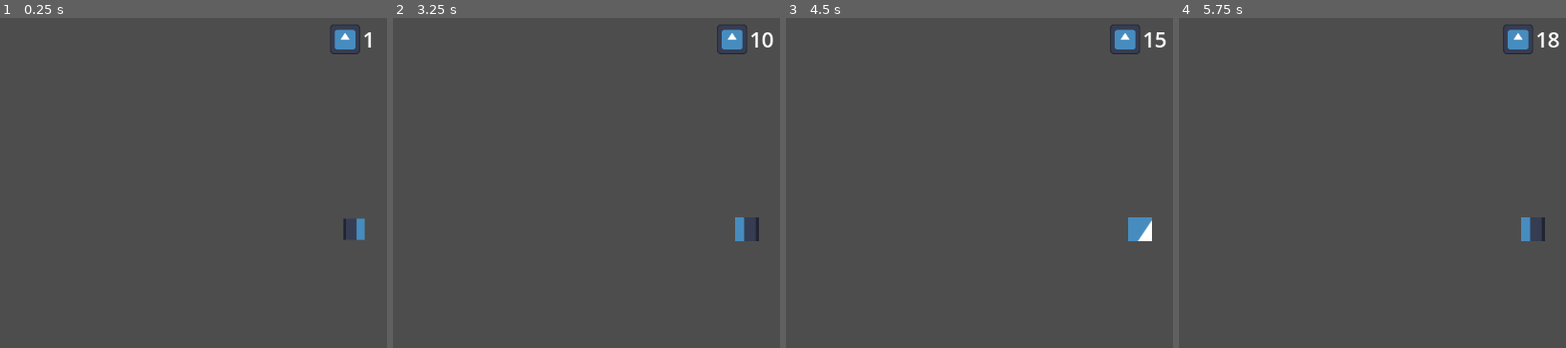
Above: before the commit, frames 1-4 (left to right).
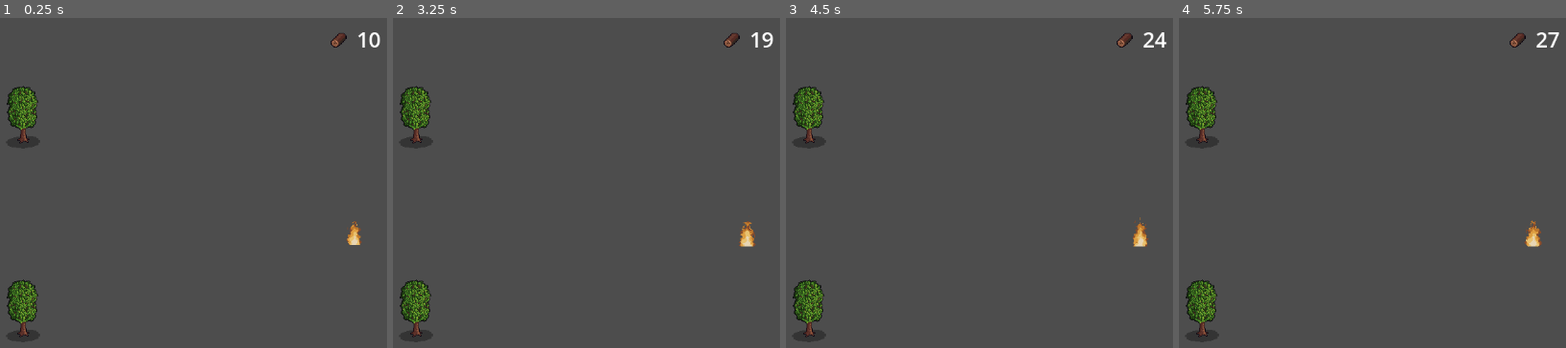
Above: after the commit, the same moments.

Repository: pelle5555/feed_fire
Game: Godot game, scene res://Main_Scene.tscn
Two runs of this game, one before a commit and one after it. Both use one fixed random seed, a clock stepped at 60 frames per second and the inputs below. The engine's default icon, where the game draws it, is replaced by a stand-in: a white triangle on a blue panel in a dark square.
Inputs (mouse positions are in pixels of both pictures, inside the frame that each line leads up to):
- Up to frame 1 (0.25 s): no input
- Up to frame 2 (3.25 s): tap Enter (ui_accept) at 0.5, 0.6, 0.77, 1.07, 1.35, 1.52, 1.82, 2.1, 2.85, 3.02 s; click (745, 229) at 0.67 s; move the mouse to (594, 252) at 1.27 s; click (594, 252) at 1.42 s; move the mouse to (outside the picture) at 2.02 s; click (outside the picture) at 2.17 s; move the mouse to (710, 315) at 2.77 s; click (710, 315) at 2.92 s
- Up to frame 3 (4.5 s): tap Enter (ui_accept) at 3.32, 3.6, 3.77, 4.07, 4.35 s; move the mouse to (outside the picture) at 3.52 s; click (outside the picture) at 3.67 s; move the mouse to (909, 166) at 4.27 s; click (909, 166) at 4.42 s
- Up to frame 4 (5.75 s): tap Enter (ui_accept) at 4.52, 4.82, 5.1 s; move the mouse to (outside the picture) at 5.02 s; click (outside the picture) at 5.17 s

The runs differ from the first frame. In frame 1, 3.2% of the frame differs, in the area x 1-99%, y 2-99%; in frame 2, 3.2%; in frame 3, 3.4%; in frame 4, 3.3%.

Commit message:
added fire sprite, also chop chop

Diff:
--- a/Main_Scene.tscn
+++ b/Main_Scene.tscn
@@ -3,7 +3,8 @@
 [ext_resource type="PackedScene" uid="uid://bbaflvyj1wesb" path="res://Scenes/fire.tscn" id="1_8sucx"]
 [ext_resource type="Script" uid="uid://b8w6xa25sq4ic" path="res://Scripts/Inventory.gd" id="2_5yw3w"]
 [ext_resource type="Theme" uid="uid://c6yfacx51o2ms" path="res://Assets/Themes/UI_theme.tres" id="2_7fr83"]
-[ext_resource type="Texture2D" uid="uid://4q335xxs2p" path="res://icon.svg" id="3_qtktj"]
+[ext_resource type="Texture2D" uid="uid://buhotq5mrqifq" path="res://Assets/Sprites/Trees_Free/Forage Items/Singles/Forage Items/08_Oak_Log.png" id="3_qtktj"]
+[ext_resource type="PackedScene" uid="uid://op5xh4680js4" path="res://Scenes/tree.tscn" id="5_qtktj"]
 
 [sub_resource type="LabelSettings" id="LabelSettings_tkmsp"]
 font_size = 32
@@ -48,3 +49,19 @@
 text = "10"
 label_settings = SubResource("LabelSettings_tkmsp")
 horizontal_alignment = 1
+
+[node name="Tree" parent="." unique_id=399329243 instance=ExtResource("5_qtktj")]
+position = Vector2(-499, -170)
+
+[node name="Area2D" parent="Tree" index="0" unique_id=695366536 node_paths=PackedStringArray("inventory")]
+inventory = NodePath("../../Inventory")
+
+[node name="Tree2" parent="." unique_id=1122002656 instance=ExtResource("5_qtktj")]
+position = Vector2(-499, -170)
+
+[node name="Area2D" parent="Tree2" index="0" unique_id=695366536 node_paths=PackedStringArray("inventory")]
+position = Vector2(0, 293)
+inventory = NodePath("../../Inventory")
+
+[editable path="Tree"]
+[editable path="Tree2"]
--- a/Scenes/fire.tscn
+++ b/Scenes/fire.tscn
@@ -1,49 +1,43 @@
 [gd_scene format=3 uid="uid://bbaflvyj1wesb"]
 
-[ext_resource type="Texture2D" uid="uid://4q335xxs2p" path="res://icon.svg" id="1_6cgax"]
 [ext_resource type="Script" uid="uid://cdspe4u1epitc" path="res://Scripts/fire.gd" id="1_yr3ur"]
-
-[sub_resource type="AtlasTexture" id="AtlasTexture_6cgax"]
-atlas = ExtResource("1_6cgax")
-region = Rect2(0, 32, 32, 32)
-
-[sub_resource type="AtlasTexture" id="AtlasTexture_yr3ur"]
-atlas = ExtResource("1_6cgax")
-region = Rect2(32, 32, 32, 32)
+[ext_resource type="Texture2D" uid="uid://drvr2vstwnr8k" path="res://Assets/Sprites/Fire/Group 5 - 4.png" id="2_yr3ur"]
 
 [sub_resource type="AtlasTexture" id="AtlasTexture_idb68"]
-atlas = ExtResource("1_6cgax")
-region = Rect2(64, 32, 32, 32)
+atlas = ExtResource("2_yr3ur")
+region = Rect2(0, 0, 32, 48)
 
 [sub_resource type="AtlasTexture" id="AtlasTexture_s2jnl"]
-atlas = ExtResource("1_6cgax")
-region = Rect2(96, 32, 32, 32)
+atlas = ExtResource("2_yr3ur")
+region = Rect2(32, 0, 32, 48)
 
 [sub_resource type="AtlasTexture" id="AtlasTexture_8uni6"]
-atlas = ExtResource("1_6cgax")
-region = Rect2(0, 64, 32, 32)
+atlas = ExtResource("2_yr3ur")
+region = Rect2(64, 0, 32, 48)
 
 [sub_resource type="AtlasTexture" id="AtlasTexture_hrujk"]
-atlas = ExtResource("1_6cgax")
-region = Rect2(32, 64, 32, 32)
+atlas = ExtResource("2_yr3ur")
+region = Rect2(96, 0, 32, 48)
 
 [sub_resource type="AtlasTexture" id="AtlasTexture_6dmct"]
-atlas = ExtResource("1_6cgax")
-region = Rect2(64, 64, 32, 32)
+atlas = ExtResource("2_yr3ur")
+region = Rect2(128, 0, 32, 48)
 
 [sub_resource type="AtlasTexture" id="AtlasTexture_w35r5"]
-atlas = ExtResource("1_6cgax")
-region = Rect2(96, 64, 32, 32)
+atlas = ExtResource("2_yr3ur")
+region = Rect2(160, 0, 32, 48)
+
+[sub_resource type="AtlasTexture" id="AtlasTexture_lcnk6"]
+atlas = ExtResource("2_yr3ur")
+region = Rect2(192, 0, 32, 48)
+
+[sub_resource type="AtlasTexture" id="AtlasTexture_3h6i6"]
+atlas = ExtResource("2_yr3ur")
+region = Rect2(224, 0, 32, 48)
 
 [sub_resource type="SpriteFrames" id="SpriteFrames_lcnk6"]
 animations = [{
 "frames": [{
-"duration": 1.0,
-"texture": SubResource("AtlasTexture_6cgax")
-}, {
-"duration": 1.0,
-"texture": SubResource("AtlasTexture_yr3ur")
-}, {
 "duration": 1.0,
 "texture": SubResource("AtlasTexture_idb68")
 }, {
@@ -61,10 +55,16 @@
 }, {
 "duration": 1.0,
 "texture": SubResource("AtlasTexture_w35r5")
+}, {
+"duration": 1.0,
+"texture": SubResource("AtlasTexture_lcnk6")
+}, {
+"duration": 1.0,
+"texture": SubResource("AtlasTexture_3h6i6")
 }],
 "loop": true,
 "name": &"default",
-"speed": 5.0
+"speed": 10.0
 }]
 
 [sub_resource type="CircleShape2D" id="CircleShape2D_yr3ur"]
@@ -76,8 +76,7 @@
 [node name="AnimatedSprite2D" type="AnimatedSprite2D" parent="." unique_id=596624345]
 sprite_frames = SubResource("SpriteFrames_lcnk6")
 autoplay = "default"
-frame = 3
-frame_progress = 0.12807582
+frame_progress = 0.8393003
 
 [node name="CollisionShape2D" type="CollisionShape2D" parent="." unique_id=76047691]
 shape = SubResource("CircleShape2D_yr3ur")
--- a/Scenes/tree.tscn
+++ b/Scenes/tree.tscn
@@ -1,7 +1,63 @@
 [gd_scene format=3 uid="uid://op5xh4680js4"]
+
+[ext_resource type="Texture2D" uid="uid://t0mqdga0mk3a" path="res://Assets/Sprites/Trees_Free/Shadow/Black Outline/Premium_Trees_Black_Outline.png" id="1_0vwjc"]
+[ext_resource type="Script" uid="uid://cc1xemu252gat" path="res://Scripts/tree.gd" id="1_rsuno"]
+
+[sub_resource type="AtlasTexture" id="AtlasTexture_rsuno"]
+atlas = ExtResource("1_0vwjc")
+region = Rect2(448, 112, 64, 112)
+
+[sub_resource type="RectangleShape2D" id="RectangleShape2D_l7sa7"]
+size = Vector2(59, 100)
+
+[sub_resource type="Animation" id="Animation_rsuno"]
+resource_name = "Chopped"
+length = 0.2
+tracks/0/type = "value"
+tracks/0/imported = false
+tracks/0/enabled = true
+tracks/0/path = NodePath(".:rotation")
+tracks/0/interp = 1
+tracks/0/loop_wrap = true
+tracks/0/keys = {
+"times": PackedFloat32Array(0, 0.06666667, 0.13333334, 0.2),
+"transitions": PackedFloat32Array(-2, -2, -2, -2),
+"update": 0,
+"values": [0.0, 0.05235987755982989, -0.05235987755982989, 0.0]
+}
+
+[sub_resource type="Animation" id="Animation_l7sa7"]
+length = 0.001
+tracks/0/type = "value"
+tracks/0/imported = false
+tracks/0/enabled = true
+tracks/0/path = NodePath(".:rotation")
+tracks/0/interp = 1
+tracks/0/loop_wrap = true
+tracks/0/keys = {
+"times": PackedFloat32Array(0),
+"transitions": PackedFloat32Array(1),
+"update": 0,
+"values": [0.0]
+}
+
+[sub_resource type="AnimationLibrary" id="AnimationLibrary_l3oha"]
+_data = {
+&"Chopped": SubResource("Animation_rsuno"),
+&"RESET": SubResource("Animation_l7sa7")
+}
 
 [node name="Tree" type="Node2D" unique_id=399329243]
 
 [node name="Area2D" type="Area2D" parent="." unique_id=695366536]
+script = ExtResource("1_rsuno")
 
 [node name="Sprite2D" type="Sprite2D" parent="Area2D" unique_id=1100963449]
+texture = SubResource("AtlasTexture_rsuno")
+
+[node name="CollisionShape2D" type="CollisionShape2D" parent="Area2D" unique_id=1974397700]
+position = Vector2(-1.5, -1)
+shape = SubResource("RectangleShape2D_l7sa7")
+
+[node name="AnimationPlayer" type="AnimationPlayer" parent="Area2D" unique_id=89140364]
+libraries/ = SubResource("AnimationLibrary_l3oha")
--- a/Scripts/Inventory.gd
+++ b/Scripts/Inventory.gd
@@ -1,8 +1,9 @@
 extends MarginContainer
+class_name Inventory
 
 @onready var wood_label: Label = $HBoxContainer/WoodLabel
 
-@export var starting_wood: int = 1
+@export var starting_wood: int = 10
 
 var wood_amount: int
 
@@ -12,11 +13,11 @@
 
 func _process(delta: float) -> void:
 	if Input.is_action_just_pressed("ui_accept"):
-		add_wood()
+		add_wood(1)
 
-func add_wood() -> void:
+func add_wood(amount) -> void:
 	print("wood added")
-	wood_amount += 1
+	wood_amount += amount
 	wood_label.text = str(wood_amount)
 
 func subtract_wood() -> void:
--- a/Scripts/fire.gd
+++ b/Scripts/fire.gd
@@ -24,5 +24,5 @@
 func add_to_fire() -> void:
 	print("added wood to fire")
 	fire_size += fire_increase
-	animated_sprite_2d.scale = Vector2(fire_size, fire_size)
+	scale = Vector2(fire_size, fire_size)
 	inventory.subtract_wood()
--- /dev/null
+++ b/Scripts/tree.gd
@@ -0,0 +1,27 @@
+extends Node2D
+
+@onready var animation_player: AnimationPlayer = $AnimationPlayer
+
+@export var inventory: Inventory
+@export var tree_start_hitpoints: int = 5
+
+var tree_hitpoints = tree_start_hitpoints:
+	set(value):
+		tree_hitpoints = value
+		animation_player.play("Chopped")
+		if tree_hitpoints <= 0:
+			cut_down_tree()
+
+func _input_event(viewport: Viewport, event: InputEvent, shape_idx: int) -> void:
+	if event is InputEventMouseButton:
+		if event.button_index == MOUSE_BUTTON_LEFT and event.pressed:
+			chop_tree()
+
+func chop_tree() -> void:
+	tree_hitpoints -= 1
+
+func cut_down_tree() -> void:
+	print("cut cut")
+	inventory.add_wood(2)
+#	todo: play cutdown animation
+	queue_free()
--- a/project.godot
+++ b/project.godot
@@ -29,4 +29,5 @@
 
 [rendering]
 
+textures/canvas_textures/default_texture_filter=0
 rendering_device/driver.windows="d3d12"
Binary file added: Assets/Sprites/Fire/Group 5 - 3.png
Not shown, added: Assets/Sprites/Fire/Group 5 - 3.png.import
Binary file added: Assets/Sprites/Fire/Group 5 - 4.png
Not shown, added: Assets/Sprites/Fire/Group 5 - 4.png.import
Not shown, added: Scripts/tree.gd.uid
